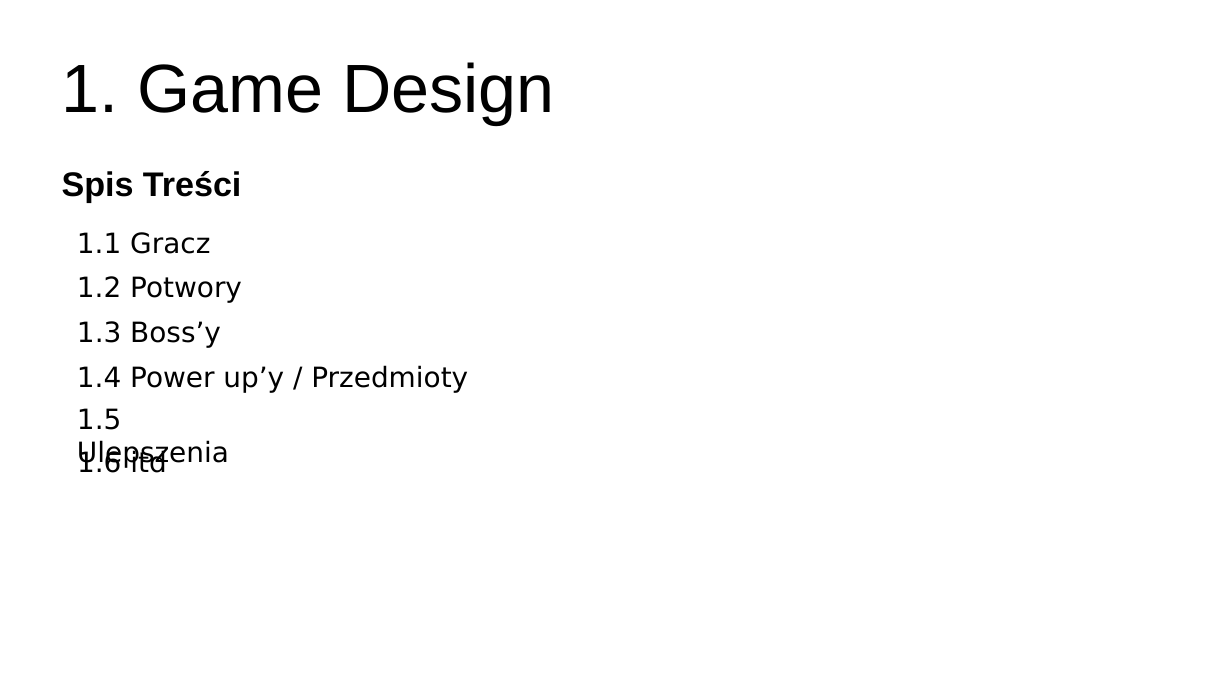
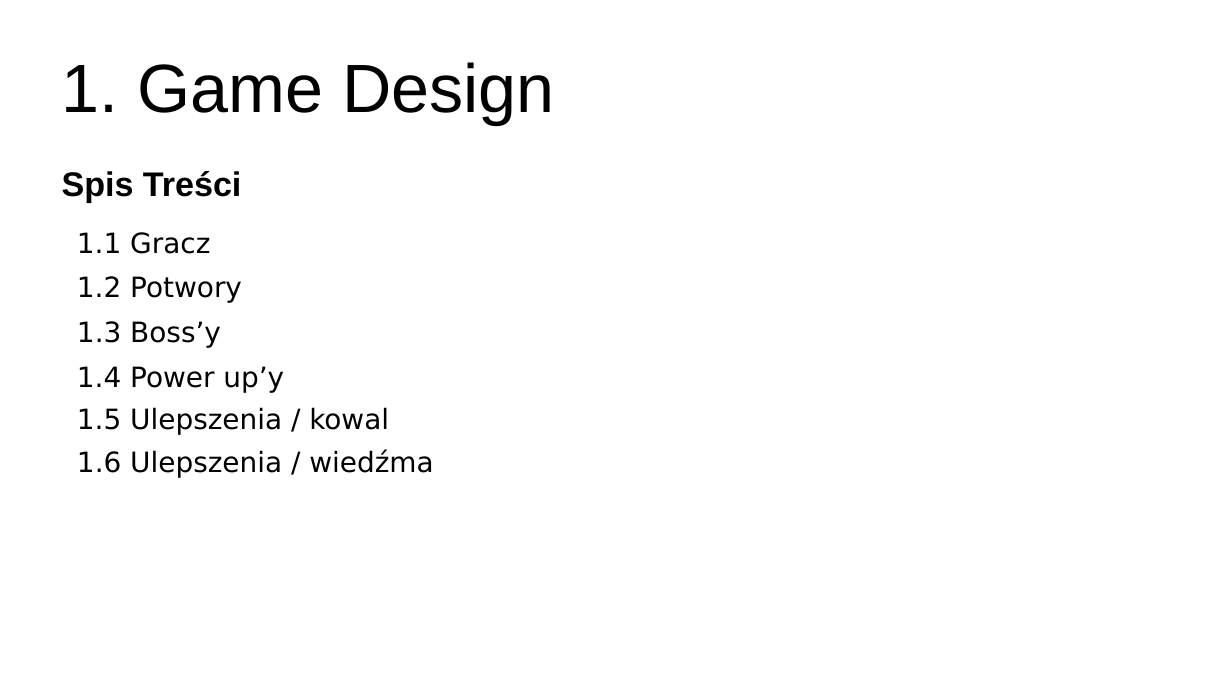
Before and after one commit to chaosbooy/Projeckt-Space-Invading, a slide deck: slide 2 of Planing and stuff/Plan.odp. Drawn at 1232x693 pixels with LibreOffice and Linux fonts; fonts in the diff are those of the drawing. Boxes give left, top, right and bottom in pixels: in the first picture for what was removed or moved away, otherwise in the second. Text is boxed around its words. In the diff, an @@ line names an element or a change of style, - is before the commit and + after.

Commit message:
updated plan
added monster power ups, kowal and wiedźma items, and cool stuff

```diff
--- a/Planing and stuff/Plan.odp
+++ b/Planing and stuff/Plan.odp
@@ text at [77,366,284,392]: text changed @@
-1.4 Power up’y / Przedmioty
+1.4 Power up’y
@@ text at [77,407,389,434]: text changed @@
-1.5 Ulepszenia
+1.5 Ulepszenia / kowal
@@ text at [77,450,433,478]: text changed @@
-1.6 itd
+1.6 Ulepszenia / wiedźma
```
Also in this commit, not shown: 1 other slide changed, 3 slides added, 2 slides removed, 2 other files.
